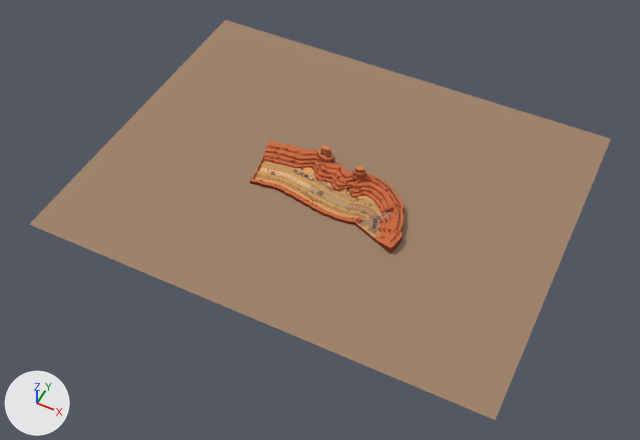
The Blender file tools/blender/pete_area1.blend: old version first, new version second.
The view is the same before and after, from a 50 mm camera at (799.0, -1436.0, 1904.0) aimed at (17.0, 130.0, -53.0). The lights are fixed; the arrows at lower left show +X, +Y and +Z. The first picture is the older version.

The scene before the commit, as lines of its bpy script (objects in view):
```python
me_road_ribbon_s1 = bpy.data.meshes.new('road_ribbon_s1')
me_road_ribbon_s1.from_pydata(...)  # 3165 vertices, 2926 faces; spans x -218.0..201.0, y 104.0..215.0, z 0.0
me_road_ribbon_s1.materials.append(mat_m_rock)
me_terrain_far_ground = bpy.data.meshes.new('terrain_far_ground')
me_terrain_far_ground.from_pydata(...)  # 4 vertices, 1 face; spans x -700.0..700.0, y -300.0..800.0, z 0.0
me_terrain_far_ground.materials.append(mat_m_rock)
me_terrain_section1 = bpy.data.meshes.new('terrain_section1')
me_terrain_section1.from_pydata(...)  # 14186 vertices, 26026 faces; spans x -239.0..279.0, y 62.0..329.0, z -6.0..25.0
me_terrain_section1.materials.append(mat_m_rock)
ob_road_ribbon_s1 = bpy.data.objects.new('road_ribbon_s1', me_road_ribbon_s1)
ob_road_ribbon_s1.location = (0.0, 0.0, 0.0)
ob_terrain_far_ground = bpy.data.objects.new('terrain_far_ground', me_terrain_far_ground)
ob_terrain_far_ground.location = (0.0, 0.0, 0.0)
ob_terrain_section1 = bpy.data.objects.new('terrain_section1', me_terrain_section1)
ob_terrain_section1.location = (0.0, 0.0, 0.0)
```
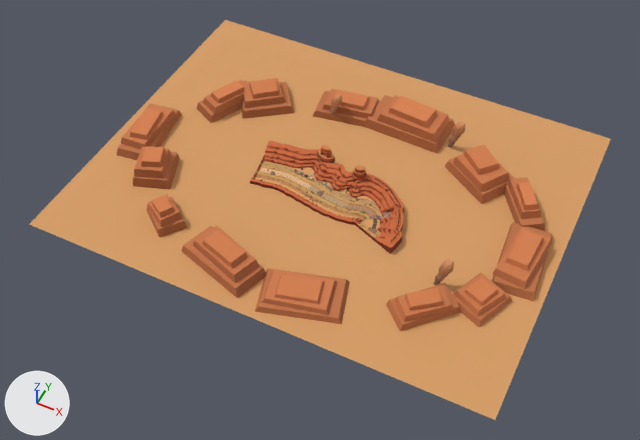
Pixel boxes [x1, y1, x2, y2] of what changed, in the pictures (640 x 440 px):
'far_mesa_11', added (orange): after [255, 269, 350, 324]
'far_mesa_10', added (orange): after [181, 225, 266, 298]
'far_mesa_03', added (orange): after [365, 95, 455, 154]
'far_mesa_00', added (orange): after [492, 222, 553, 302]
'far_mesa_02', added (orange): after [445, 144, 515, 204]
'far_mesa_12', added (orange): after [386, 283, 461, 331]
'far_mesa_07', added (orange): after [117, 103, 182, 160]
'far_mesa_13', added (orange): after [452, 272, 512, 327]
'far_mesa_05', added (orange): after [241, 78, 294, 119]
'far_mesa_08', added (orange): after [133, 146, 180, 189]
'far_mesa_04', added (orange): after [313, 89, 380, 127]
'far_mesa_01', added (orange): after [504, 177, 545, 231]
'far_mesa_06', added (orange): after [196, 80, 247, 123]
'far_mesa_09', added (orange): after [147, 194, 187, 237]
'far_smoke_0', added: after [433, 259, 454, 285]
'far_smoke_2', added: after [448, 121, 465, 148]
'far_smoke_1', added: after [329, 94, 342, 114]
part 1 of me_terrain_far_ground, recoloured (beige to orange): [29, 20, 611, 420] in both

What changed in the scene script:
```text
Change me_terrain_far_ground:
    where me_terrain_far_ground.from_pydata(...)  # 4 vertices, 1 face; spans x -700.0..700.0, y -300.0..800.0, z 0.0
    me_terrain_far_ground part 1: 1 face centred in x 0.0, y 250.0, z 0.0 is repainted in the vertex colours; the middle colour goes from beige #9f8269 to orange #d79d64
Add ob_far_smoke_2:
    ob_far_smoke_2 = bpy.data.objects.new('far_smoke_2', me_kit_smoke_column)  # 189 vertices, 135 faces; spans x -2.9..20.8, y -8.9..9.5, z -0.1..53.5
    ob_far_smoke_2.location = (260.0, 540.0, 0.0)
    ob_far_smoke_2.scale = (2.0, 2.0, 2.0)
Add ob_far_smoke_1:
    ob_far_smoke_1 = bpy.data.objects.new('far_smoke_1', me_kit_smoke_column)  # 189 vertices, 135 faces; spans x -2.9..20.8, y -8.9..9.5, z -0.1..53.5
    ob_far_smoke_1.location = (-130.0, 500.0, 0.0)
    ob_far_smoke_1.scale = (1.8, 1.8, 1.8)
Add ob_far_smoke_0:
    ob_far_smoke_0 = bpy.data.objects.new('far_smoke_0', me_kit_smoke_column)  # 189 vertices, 135 faces; spans x -2.9..20.8, y -8.9..9.5, z -0.1..53.5
    ob_far_smoke_0.location = (420.0, 20.0, 0.0)
    ob_far_smoke_0.scale = (2.0, 2.0, 2.0)
Add ob_far_mesa_13:
    ob_far_mesa_13 = bpy.data.objects.new('far_mesa_13', me_far_mesa_13)  # 60 vertices, 15 faces; spans x -67.1..72.6, y -67.3..59.3, z 0.0..51.1
    ob_far_mesa_13.location = (540.0, 18.0, 0.0)
    ob_far_mesa_13.rotation_euler = (0.0, 0.0, 7.377)  # degrees (0, 0, 63)
Add ob_far_mesa_12:
    ob_far_mesa_12 = bpy.data.objects.new('far_mesa_12', me_far_mesa_12)  # 60 vertices, 15 faces; spans x -93.0..93.0, y -54.0..57.0, z 0.0..55.0
    ob_far_mesa_12.location = (423.0, -72.0, 0.0)
    ob_far_mesa_12.rotation_euler = (0.0, 0.0, 6.985)  # degrees (0, 0, 40)
Add ob_far_mesa_11:
    ob_far_mesa_11 = bpy.data.objects.new('far_mesa_11', me_far_mesa_11)  # 60 vertices, 15 faces; spans x -119.0..128.0, y -84.0..84.0, z 0.0..41.0
    ob_far_mesa_11.location = (115.0, -179.0, 0.0)
    ob_far_mesa_11.rotation_euler = (0.0, 0.0, 6.452)  # degrees (0, 0, 10)
Add ob_far_mesa_10:
    ob_far_mesa_10 = bpy.data.objects.new('far_mesa_10', me_far_mesa_10)  # 60 vertices, 15 faces; spans x -123.0..117.0, y -65.0..58.0, z 0.0..75.0
    ob_far_mesa_10.location = (-124.0, -172.0, 0.0)
    ob_far_mesa_10.rotation_euler = (0.0, 0.0, 6.032)  # degrees (0, 0, 346)
Add ob_far_mesa_09:
    ob_far_mesa_09 = bpy.data.objects.new('far_mesa_09', me_far_mesa_09)  # 60 vertices, 15 faces; spans x -54.8..59.5, y -41.6..44.0, z 0.0..69.4
    ob_far_mesa_09.location = (-361.0, -107.0, 0.0)
    ob_far_mesa_09.rotation_euler = (0.0, 0.0, 5.63)  # degrees (0, 0, 323)
Add ob_far_mesa_08:
    ob_far_mesa_08 = bpy.data.objects.new('far_mesa_08', me_far_mesa_08)  # 60 vertices, 15 faces; spans x -73.1..64.0, y -56.0..64.2, z 0.0..79.8
    ob_far_mesa_08.location = (-492.0, 34.0, 0.0)
    ob_far_mesa_08.rotation_euler = (0.0, 0.0, 5.109)  # degrees (0, 0, 293)
Add ob_far_mesa_07:
    ob_far_mesa_07 = bpy.data.objects.new('far_mesa_07', me_far_mesa_07)  # 60 vertices, 15 faces; spans x -127.0..119.0, y -62.0..64.0, z 0.0..60.0
    ob_far_mesa_07.location = (-604.0, 168.0, 0.0)
    ob_far_mesa_07.rotation_euler = (0.0, 0.0, 4.78)  # degrees (0, 0, 274)
Add ob_far_mesa_06:
    ob_far_mesa_06 = bpy.data.objects.new('far_mesa_06', me_far_mesa_06)  # 60 vertices, 15 faces; spans x -104.0..101.0, y -53.0..48.0, z 0.0..64.0
    ob_far_mesa_06.location = (-451.0, 408.0, 0.0)
    ob_far_mesa_06.rotation_euler = (0.0, 0.0, 4.172)  # degrees (0, 0, 239)
Add ob_far_mesa_05:
    ob_far_mesa_05 = bpy.data.objects.new('far_mesa_05', me_far_mesa_05)  # 60 vertices, 15 faces; spans x -89.0..82.0, y -67.0..70.0, z 0.0..67.0
    ob_far_mesa_05.location = (-354.0, 467.0, 0.0)
    ob_far_mesa_05.rotation_euler = (0.0, 0.0, 3.803)  # degrees (0, 0, 218)
Add ob_far_mesa_04:
    ob_far_mesa_04 = bpy.data.objects.new('far_mesa_04', me_far_mesa_04)  # 60 vertices, 15 faces; spans x -113.0..106.0, y -60.0..61.0, z 0.0..55.0
    ob_far_mesa_04.location = (-90.0, 549.0, 0.0)
    ob_far_mesa_04.rotation_euler = (0.0, 0.0, 3.346)  # degrees (0, 0, 192)
Add ob_far_mesa_03:
    ob_far_mesa_03 = bpy.data.objects.new('far_mesa_03', me_far_mesa_03)  # 60 vertices, 15 faces; spans x -132.0..140.0, y -88.0..83.0, z 0.0..79.0
    ob_far_mesa_03.location = (115.0, 568.0, 0.0)
    ob_far_mesa_03.rotation_euler = (0.0, 0.0, 2.983)  # degrees (0, 0, 171)
Add ob_far_mesa_02:
    ob_far_mesa_02 = bpy.data.objects.new('far_mesa_02', me_far_mesa_02)  # 60 vertices, 15 faces; spans x -98.0..96.0, y -78.0..74.0, z 0.0..78.0
    ob_far_mesa_02.location = (389.0, 457.0, 0.0)
    ob_far_mesa_02.rotation_euler = (0.0, 0.0, 2.464)  # degrees (0, 0, 141)
Add ob_far_mesa_01:
    ob_far_mesa_01 = bpy.data.objects.new('far_mesa_01', me_far_mesa_01)  # 60 vertices, 15 faces; spans x -99.0..91.0, y -46.0..46.0, z 0.0..69.0
    ob_far_mesa_01.location = (544.0, 391.0, 0.0)
    ob_far_mesa_01.rotation_euler = (0.0, 0.0, 2.07)  # degrees (0, 0, 119)
Add ob_far_mesa_00:
    ob_far_mesa_00 = bpy.data.objects.new('far_mesa_00', me_far_mesa_00)  # 60 vertices, 15 faces; spans x -126.0..128.0, y -75.0..66.0, z 0.0..58.0
    ob_far_mesa_00.location = (601.0, 196.0, 0.0)
    ob_far_mesa_00.rotation_euler = (0.0, 0.0, 1.574)  # degrees (0, 0, 90)
```
